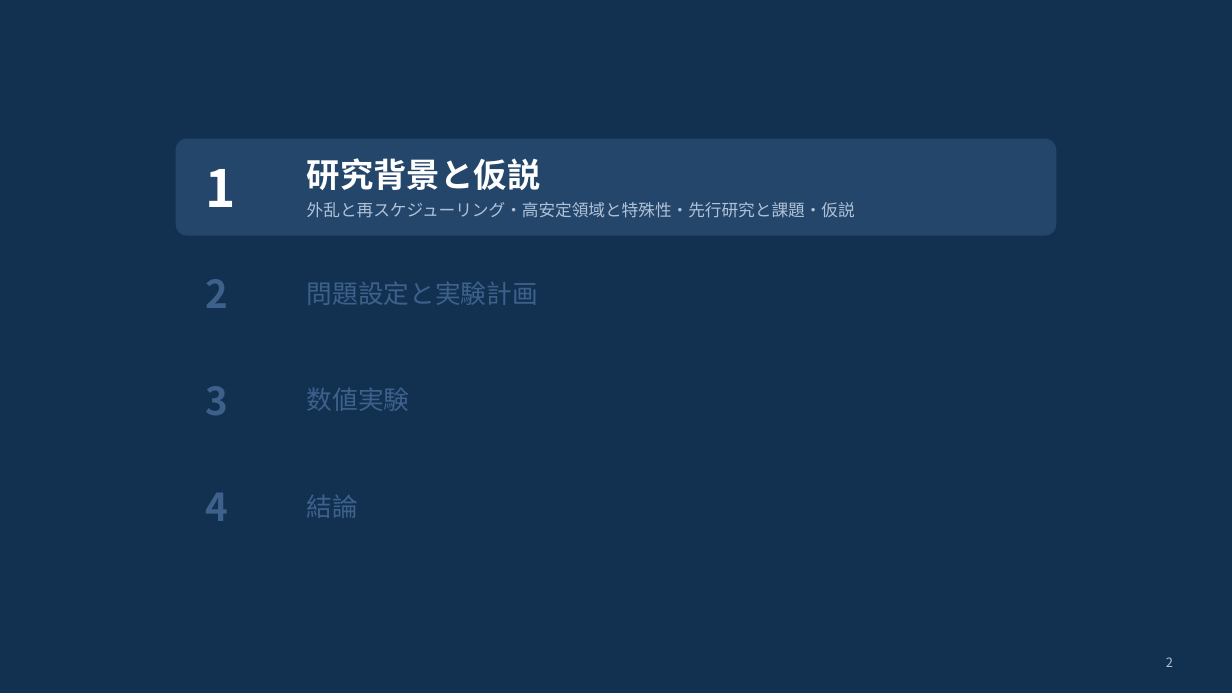
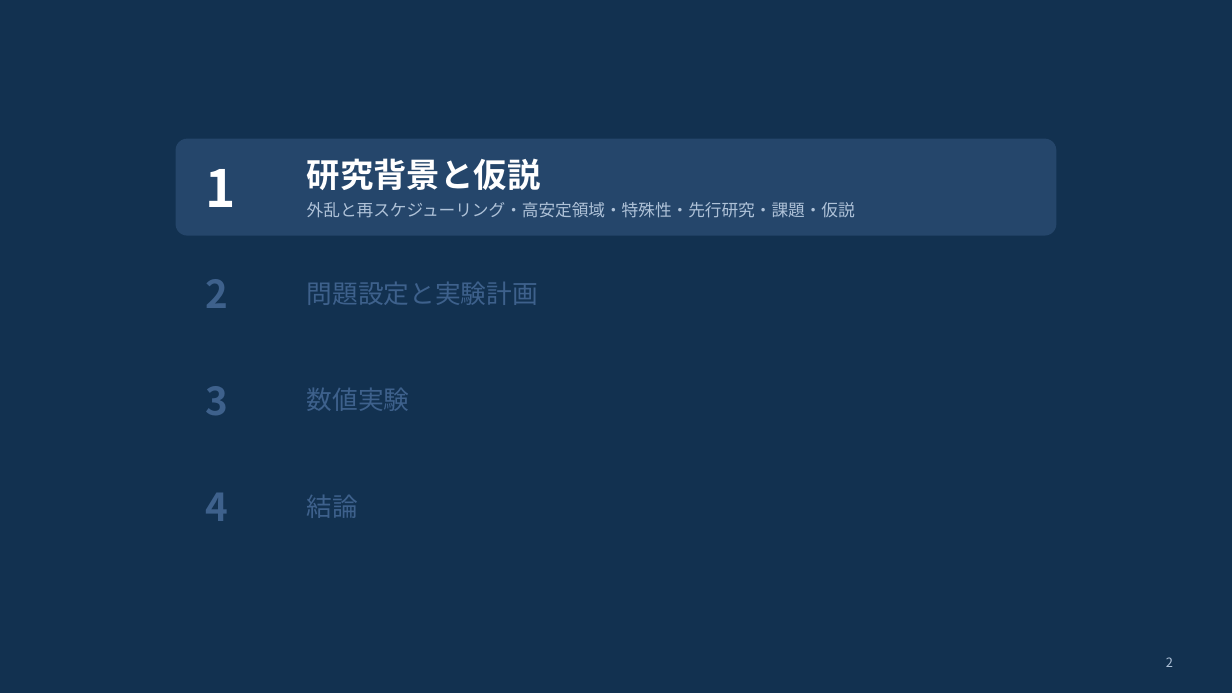
Before and after one commit to kitotakumi/stability_scheduling, a slide deck: slide 2 of doc/presentation_materials/JIMA2026fall_発表.pptx. Drawn at 1232x693 pixels with LibreOffice and Linux fonts; fonts in the diff are those of the drawing. Boxes give left, top, right and bottom in pixels: in the first picture for what was removed or moved away, otherwise in the second. Text is boxed around its words. In the diff, an @@ line names an element or a change of style, - is before the commit and + after.

```diff
--- a/doc/presentation_materials/JIMA2026fall_発表.pptx
+++ b/doc/presentation_materials/JIMA2026fall_発表.pptx
@@ text at [307,202,855,218]: text changed @@
-外乱と再スケジューリング・高安定領域と特殊性・先行研究と課題・仮説
+外乱と再スケジューリング・高安定領域・特殊性・先行研究・課題・仮説
```
Also in this commit, not shown: 6 other slides changed, 5 other files.
